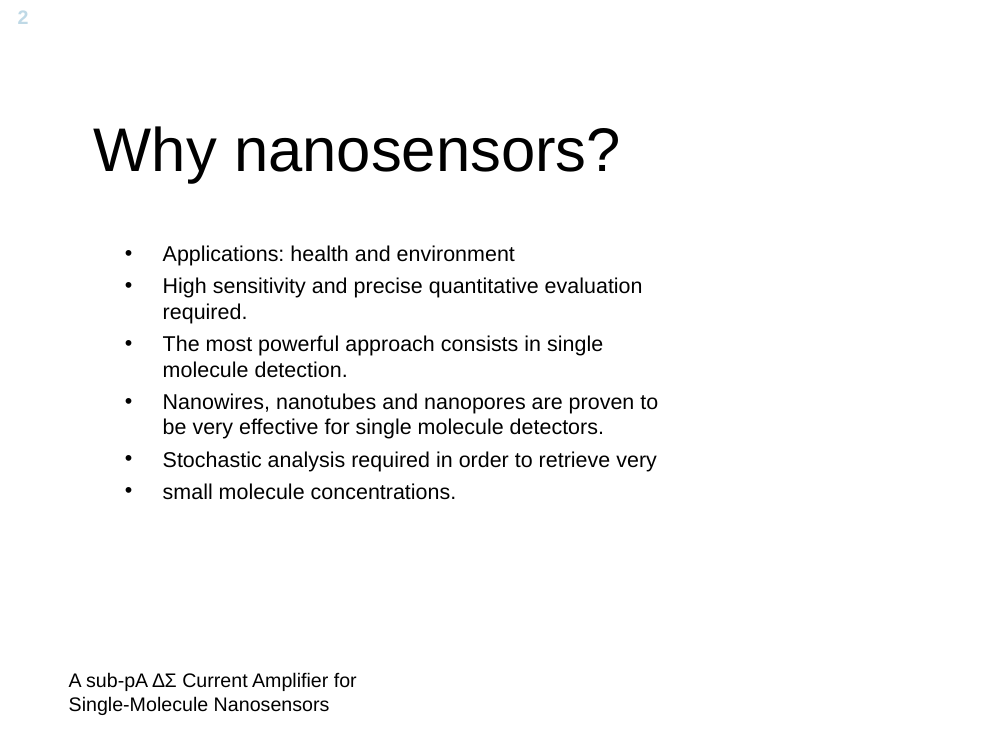
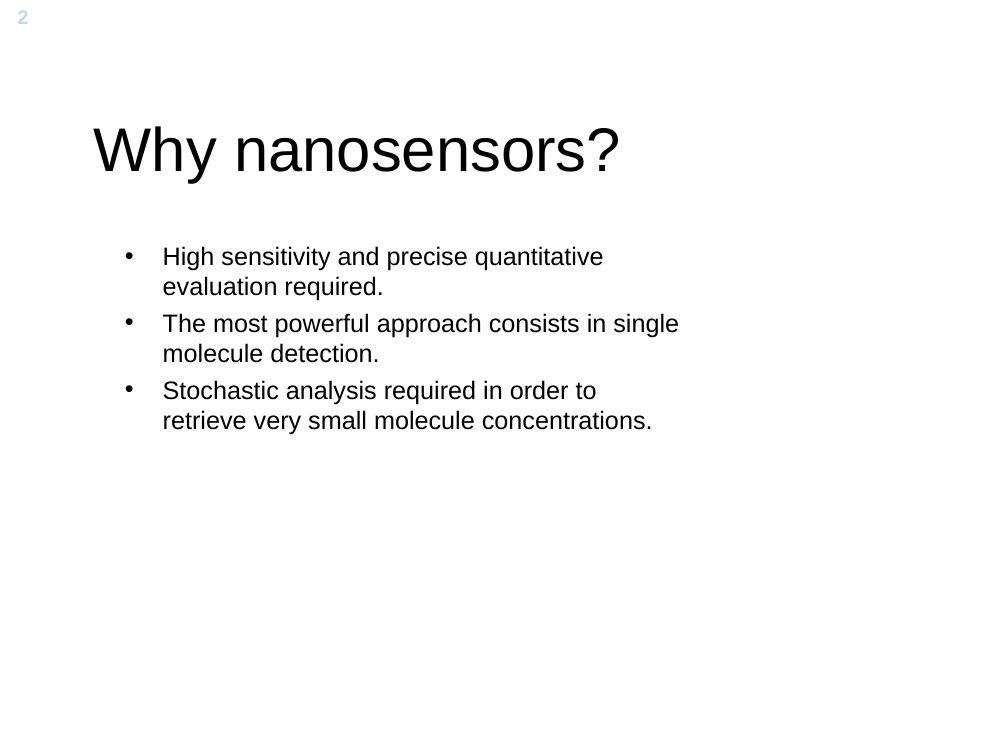
Before and after one commit to Yuav/solcelle, a slide deck: slide 2 of A Sub-pA delta-sigma Current Amplifier for Single-Molecule Nanosesnsors.ppt. Drawn at 1008x756 pixels with LibreOffice and Linux fonts; fonts in the diff are those of the drawing; background and template pictures are left out. Boxes give left, top, right and bottom in pixels: in the first picture for what was removed or moved away, otherwise in the second. Text is boxed around its words. In the diff, an @@ line names an element or a change of style, - is before the commit and + after.

Commit message:
powerpoint progress

```diff
--- a/A Sub-pA delta-sigma Current Amplifier for Single-Molecule Nanosesnsors.ppt
+++ b/A Sub-pA delta-sigma Current Amplifier for Single-Molecule Nanosesnsors.ppt
@@ text at [163, 245, 515, 266]: paragraph removed @@
-• Applications: health and environment
@@ text at [163, 246, 679, 363]: size 15.3 to 18 pt in "High sensitivity and precise quantitative evaluation require ...", "The most powerful approach consists in single ..." @@
@@ text at [163, 380, 653, 435]: text changed; size 15.3 to 18 pt @@
-• Nanowires, nanotubes and nanopores are proven to be very effective for single molecule detectors.
-• Stochastic analysis required in order to retrieve very
-• small molecule concentrations.
+• Stochastic analysis required in order to retrieve very small molecule concentrations.
@@ text removed at [69, 672, 357, 715] @@
-A sub-pA ∆Σ Current Amplifier for Single-Molecule Nanosensors
```
Also in this commit, not shown: 4 other slides changed, 4 slides added, 1 slide removed, 3 other files.
